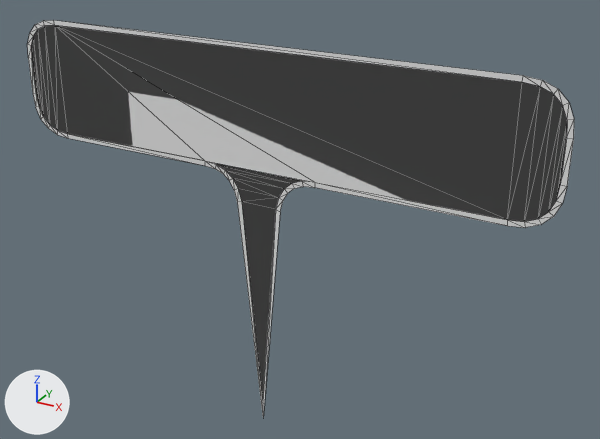
The OBJ model balikesiriKesfet/Resources/EngineAssets/pin_model2.obj as it was, and as the next commit left it.
Rendered twice from a 50 mm lens placed at (3.81, -6.11, 5.44), pointed at (0.28, 0.29, 2.24). Lighting does not change. The marker at lower left points along +X, +Y and +Z. Mesh edges are drawn as thin lines. Where no turn or scale is listed for an object, it has been applied to the vertices. Vertices at the same position are counted once.

Objects in the first picture: 'pin_model2'.
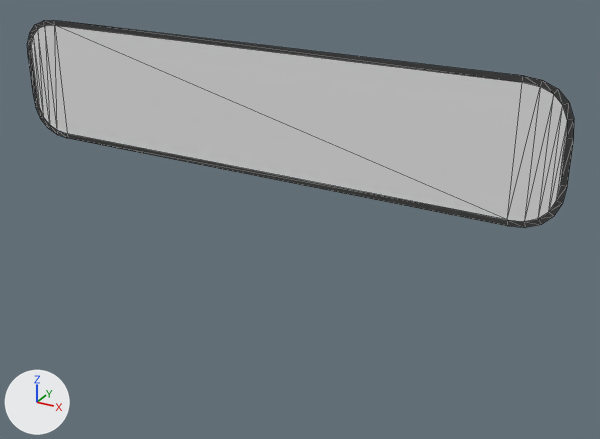
Changed parts and their boxes [x1, y1, x2, y2] in the pictures (600 x 439 px):
'pin_model2', reshaped (47% shorter)
    before: [27, 20, 574, 415]
    after: [27, 20, 574, 228]
part 1 of me_pin_model2, cut back
    before: [31, 26, 567, 415]
    after: [31, 26, 567, 226]

Patch to the scene script:
```diff
--- a/balikesiriKesfet/Resources/EngineAssets/pin_model2.obj.py
+++ b/balikesiriKesfet/Resources/EngineAssets/pin_model2.obj.py
@@ me_pin_model2 @@
 # used by ob_pin_model2
-me_pin_model2.from_pydata(...)  # 103 vertices, 111 faces; spans x -2.75..2.75, y 0.0, z 0.0..3.94
-me_pin_model2.materials.append(mat_latest_pin_back_phong1sg)  # white #e7e7e7
+me_pin_model2.from_pydata(...)  # 48 vertices, 70 faces; spans x -2.75..2.75, y 0.0, z 2.72..3.94
+# me_pin_model2 part 1
+# 55 vertices are removed from x -2.7..2.7, y 0.0, z 0.0..3.89
+# 65 faces are deleted
+# 24 new faces join them
```
